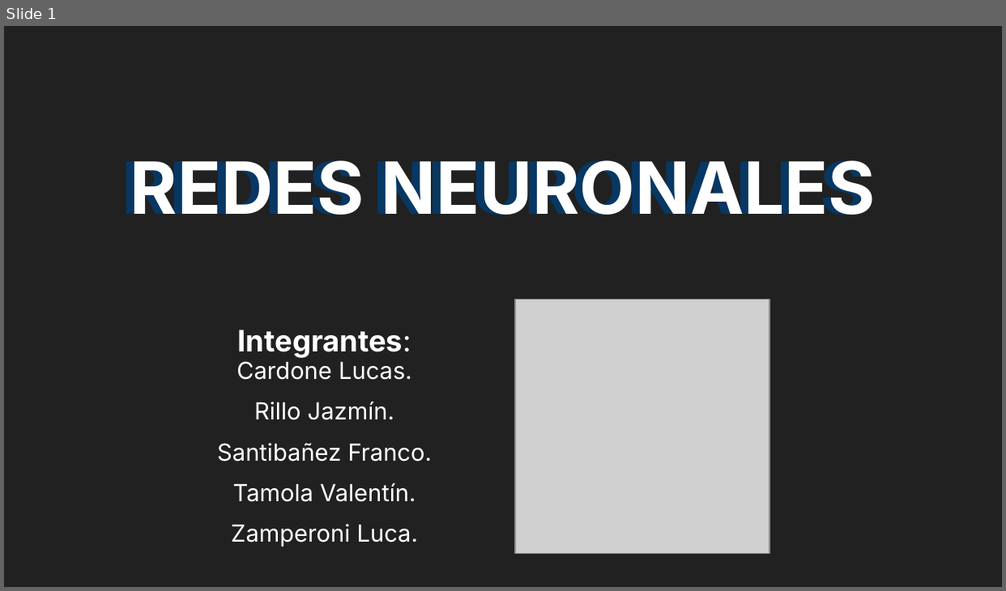
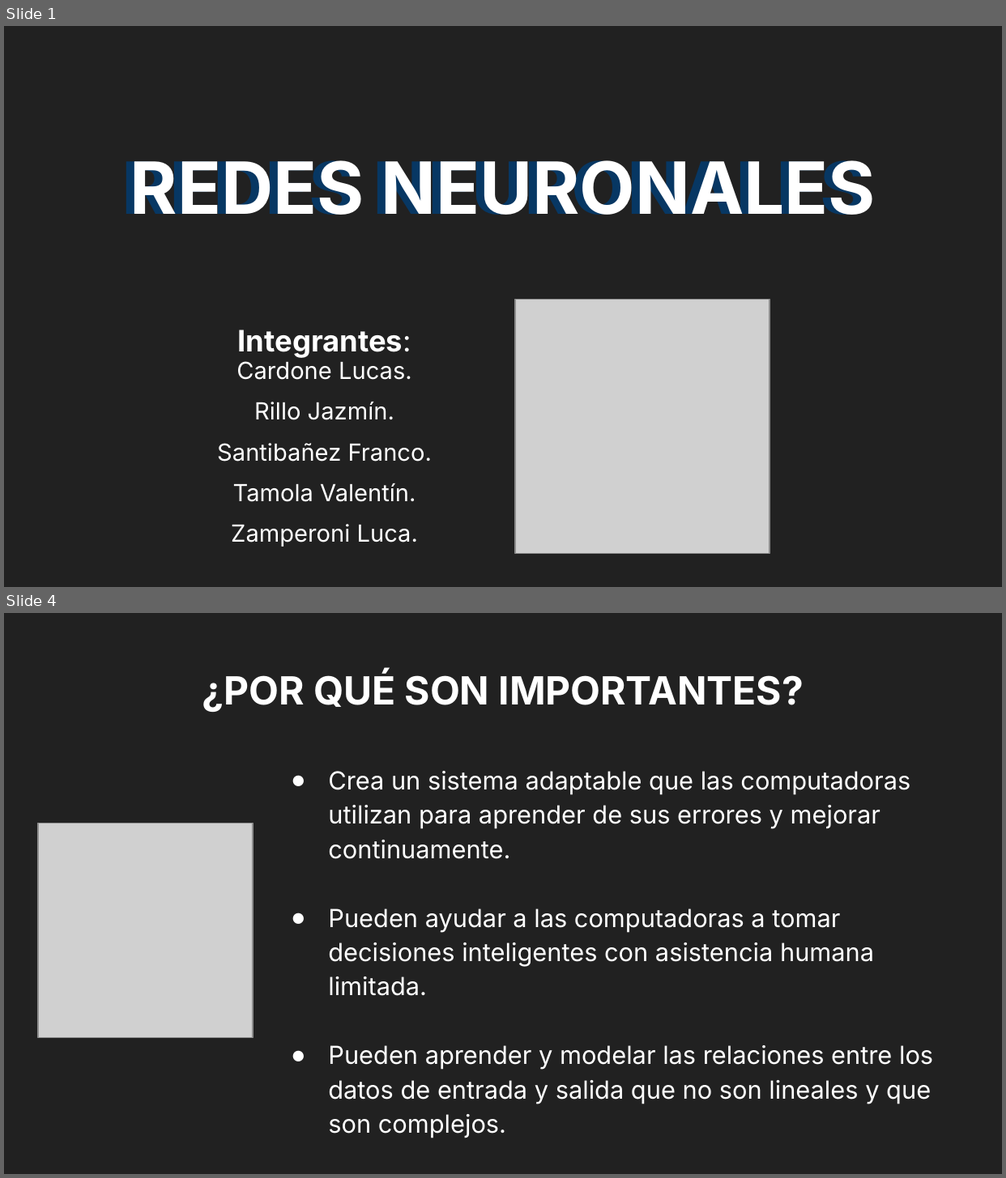
Before and after one commit to VataUTN/Deteccion_de_Figuras_Geometricas, a slide deck: Parcial MI.odp. Shown one above the other, each under a label of ours: slide 1 before the commit, slides 1 and 4 after it; the slides between them are not shown. The pictures are 1006x591 and 1006x1178 pixels, drawn with LibreOffice and Linux fonts; fonts in the diff are those of the drawing; grey boxes stand for pictures. Boxes give left, top, right and bottom in pixels: in the first picture for what was removed or moved away, otherwise in the second. Text is boxed around its words. In the diff, an @@ line names an element or a change of style, - is before the commit and + after.

```diff
--- a/Parcial MI.odp
+++ b/Parcial MI.odp
@@ slide 4 added at bbox=[4, 613, 1002, 1174], background #212121 @@
@@ title added at bbox=[202, 671, 803, 712], 28 pt, text #FFFFFF, bold @@
+¿POR QUÉ SON IMPORTANTES?
@@ text added at bbox=[328, 771, 933, 1139], 18 pt, text #FFFFFF @@
+● Crea un sistema adaptable que las computadoras utilizan para aprender de sus errores y mejorar continuamente.
+● Pueden ayudar a las computadoras a tomar decisiones inteligentes con asistencia humana limitada.
+● Pueden aprender y modelar las relaciones entre los datos de entrada y salida que no son lineales y que son complejos.
@@ picture added at bbox=[38, 824, 253, 1038] @@
```
Also in this commit, not shown: 2 other slides added.
